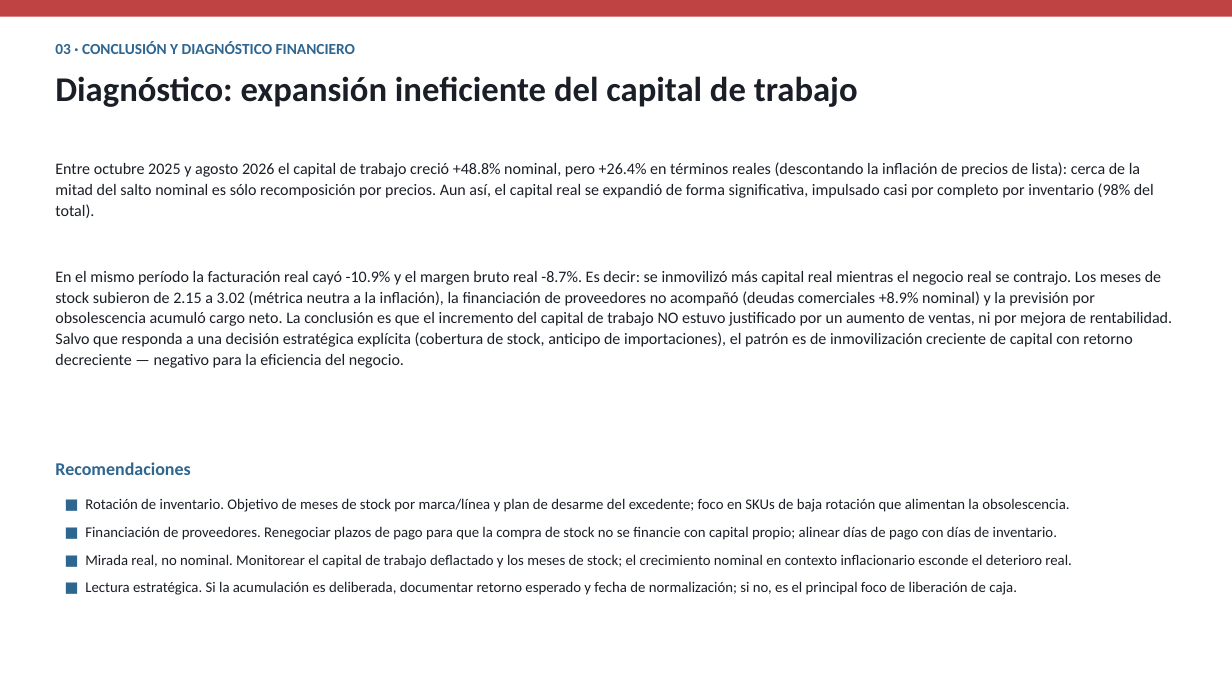
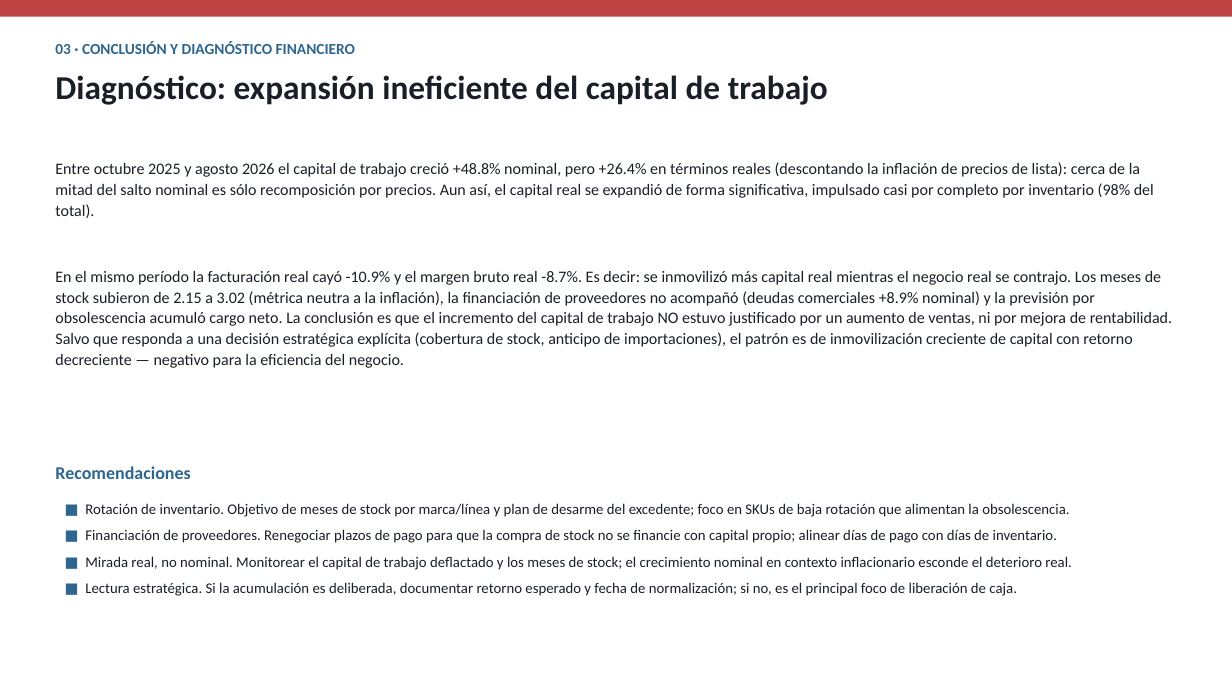
Before and after one commit to tatusaravia02-web/despachos-autocity, a slide deck: slide 5 of Analisis_Capital_de_Trabajo_Autocity.pptx. Drawn at 1232x693 pixels with LibreOffice and Linux fonts; fonts in the diff are those of the drawing. Boxes give left, top, right and bottom in pixels: in the first picture for what was removed or moved away, otherwise in the second. Text is boxed around its words. In the diff, an @@ line names an element or a change of style, - is before the commit and + after.

```diff
--- a/Analisis_Capital_de_Trabajo_Autocity.pptx
+++ b/Analisis_Capital_de_Trabajo_Autocity.pptx
@@ text "Diagnóstico: expansión ineficiente del capital ..." at bbox=[55, 75, 828, 105]: size 27 to 26 pt @@
@@ text "Recomendaciones": place and size @@
-text "Recomendaciones" at bbox=[55, 462, 190, 475]
+text "Recomendaciones" at bbox=[55, 466, 190, 479]
@@ text "■ Rotación de inventario. Objetivo ..." at bbox=[85, 503, 1071, 596]: less space between paragraphs @@
```
Also in this commit, not shown: 4 other slides changed.
